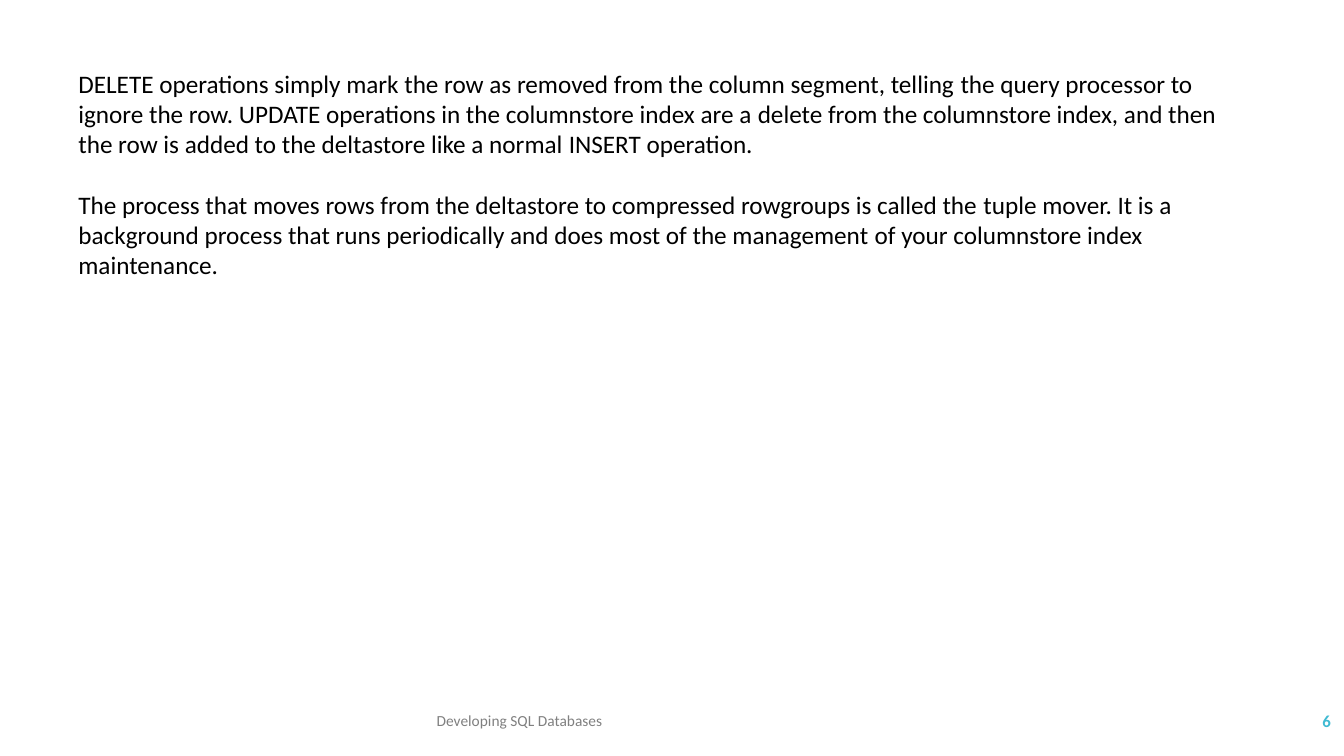
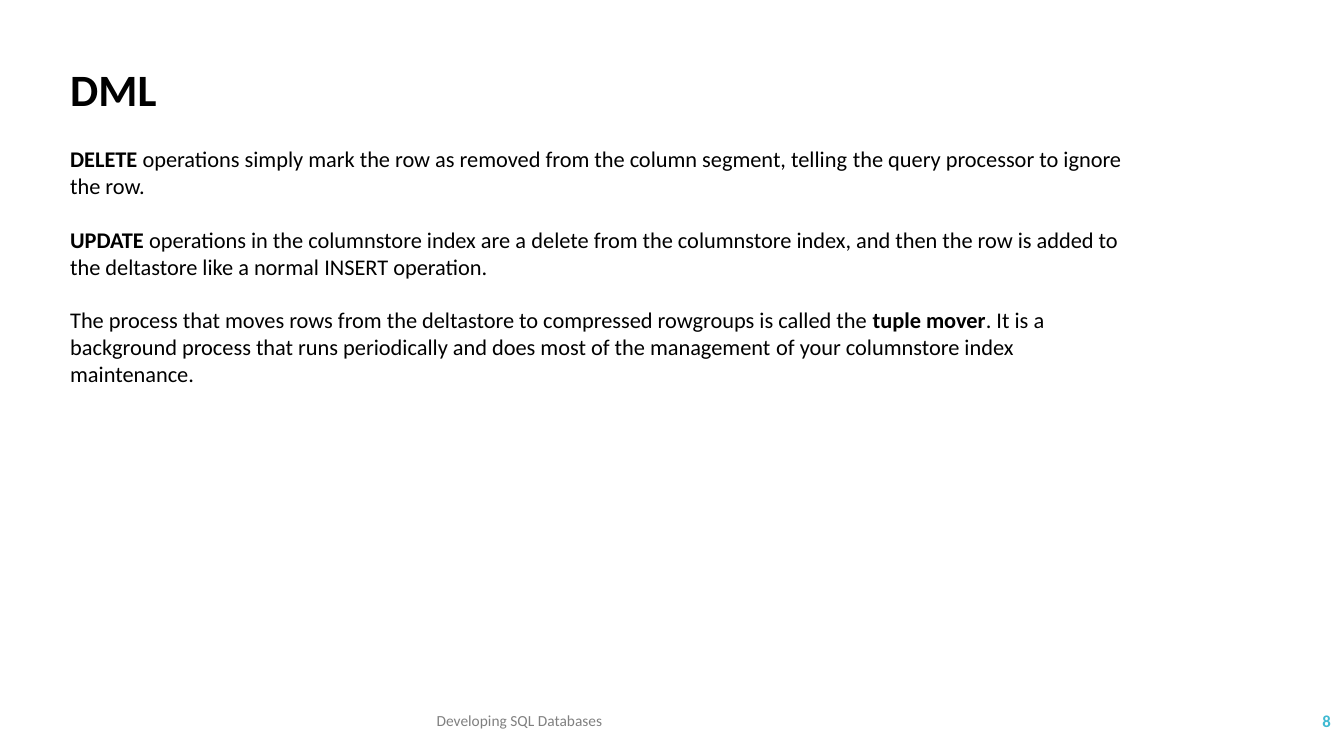
Before and after one commit to TKostyrka/70762DevSQLDB, a slide deck: slide 8 of DEVSQL_05_ColumnStoreIndex/DEVSQL_05_Columnstore.pptx (slide 6 before the commit). Drawn at 1344x756 pixels with LibreOffice and Linux fonts; fonts in the diff are those of the drawing. Boxes give left, top, right and bottom in pixels: in the first picture for what was removed or moved away, otherwise in the second. Text is boxed around its words. In the diff, an @@ line names an element or a change of style, - is before the commit and + after.

```diff
--- a/DEVSQL_05_ColumnStoreIndex/DEVSQL_05_Columnstore.pptx
+++ b/DEVSQL_05_ColumnStoreIndex/DEVSQL_05_Columnstore.pptx
@@ text "DML": place and size @@
-text "DML" at <box>78,75,1215,275</box>
+text "DML" at <box>70,77,1121,382</box>
@@ text at <box>70,77,1121,279</box>: text changed; size 18 to 16 pt @@
-DELETE operations simply mark the row as removed from the column segment, telling the query processor to ignore the row. UPDATE operations in the columnstore index are a delete from the columnstore index, and then the row is added to the deltastore like a normal INSERT operation.
+DML
+DELETE operations simply mark the row as removed from the column segment, telling the query processor to ignore the row.
+UPDATE operations in the columnstore index are a delete from the columnstore index, and then the row is added to the deltastore like a normal INSERT operation.
@@ text at <box>70,312,1045,382</box>: size 18 to 16 pt in "The process that moves rows from the ..."; bold on in "tuple mover." @@
@@ page number at <box>1322,715,1330,727</box>: text changed @@
-6
+8
```
Also in this commit, not shown: 7 other slides changed, 3 slides added, 1 slide removed, 12 other files.
